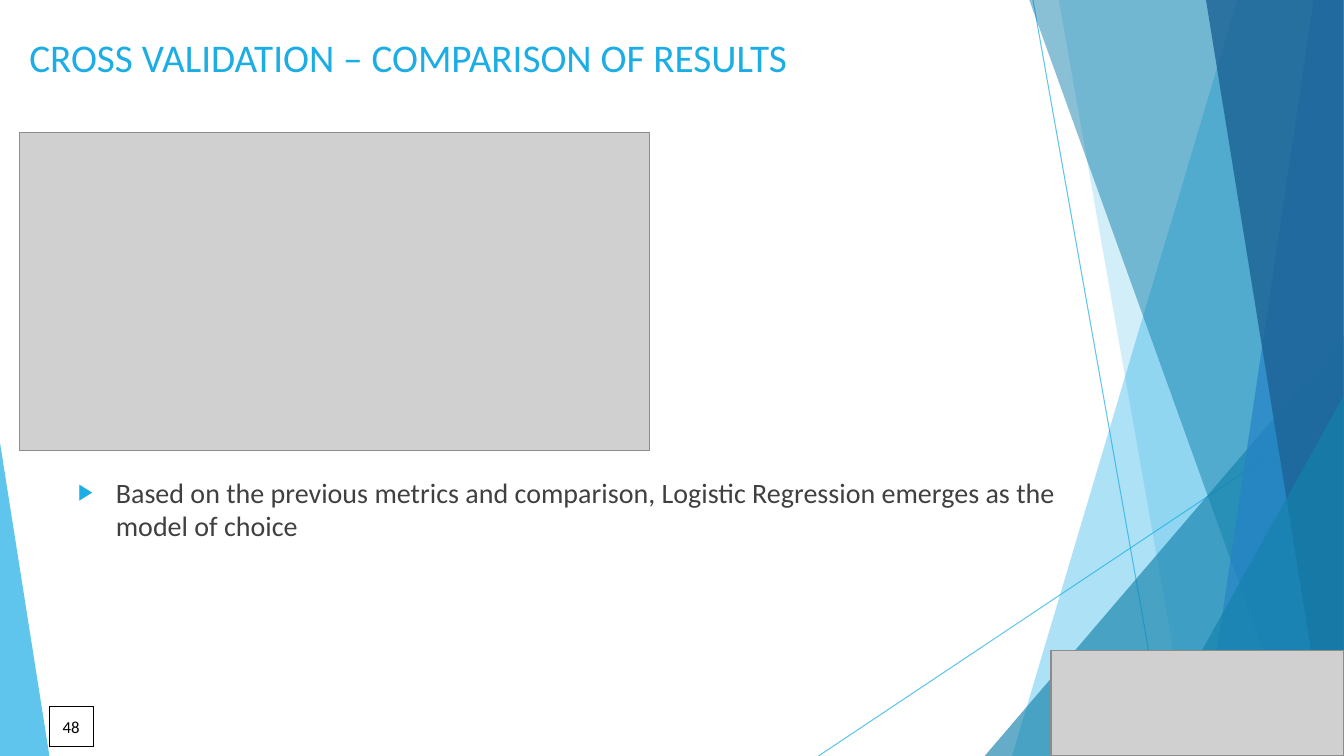
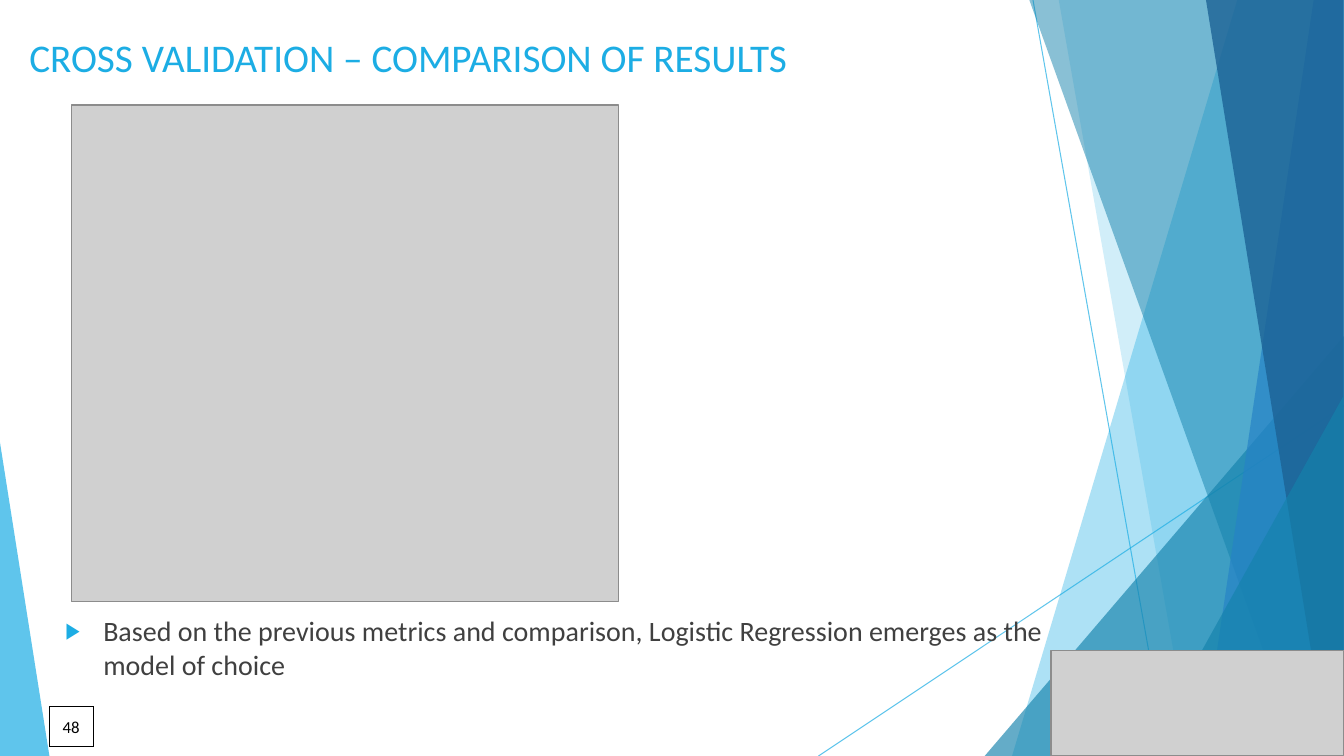
Before and after one commit to DataKnightsAI/Text-Classification-for-News-Summaries, a slide deck: slide 48 of presentation/CSML-1010-Group 20-project final presentation.pptx. Drawn at 1344x756 pixels with LibreOffice and Linux fonts; fonts in the diff are those of the drawing; grey boxes stand for pictures. Boxes give left, top, right and bottom in pixels: in the first picture for what was removed or moved away, otherwise in the second. Text is boxed around its words. In the diff, an @@ line names an element or a change of style, - is before the commit and + after.

Commit message:
FINAL PRESENTATION

```diff
--- a/presentation/CSML-1010-Group 20-project final presentation.pptx
+++ b/presentation/CSML-1010-Group 20-project final presentation.pptx
@@ picture: place and size @@
-picture at (19,133,650,451)
+picture at (72,105,619,602)
@@ text "Based on the previous metrics ..." rewrapped from (116,483,1054,536) to (103,618,1042,675) @@
```
Also in this commit, not shown: 2 other slides changed, 5 slides added.
